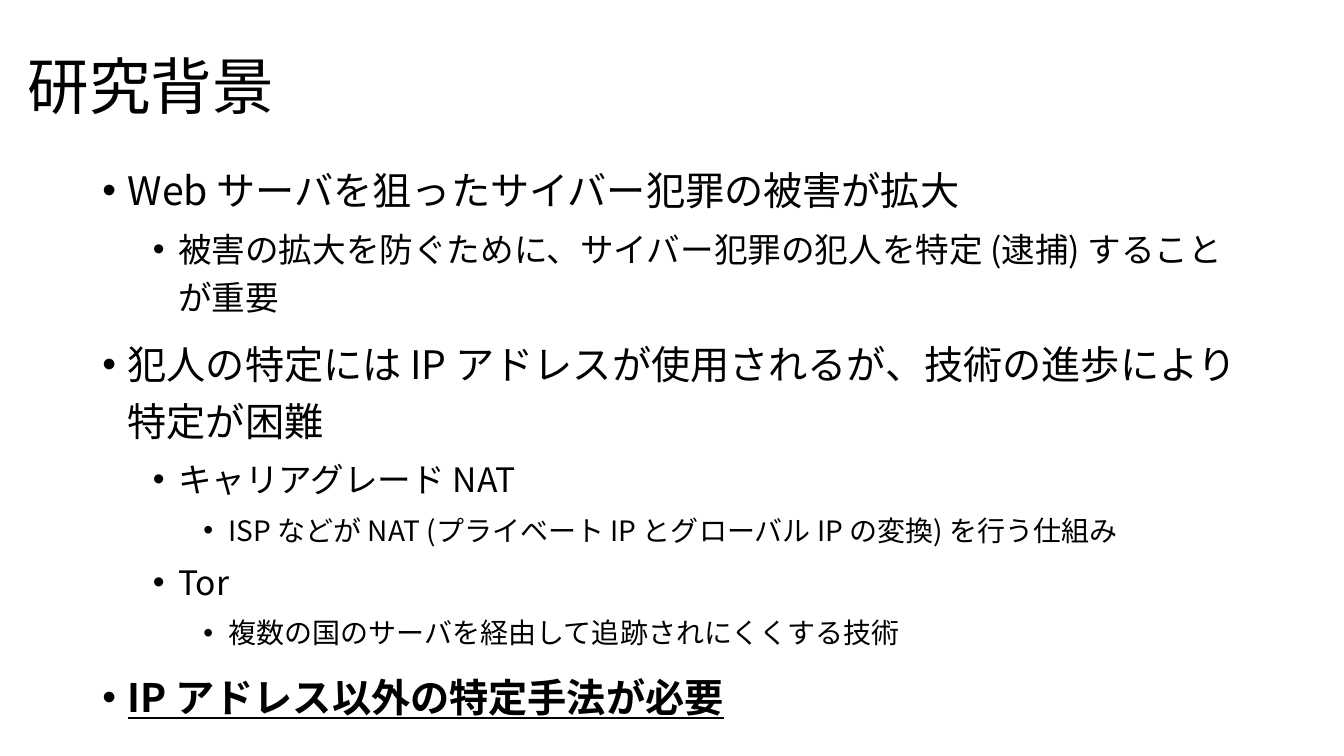
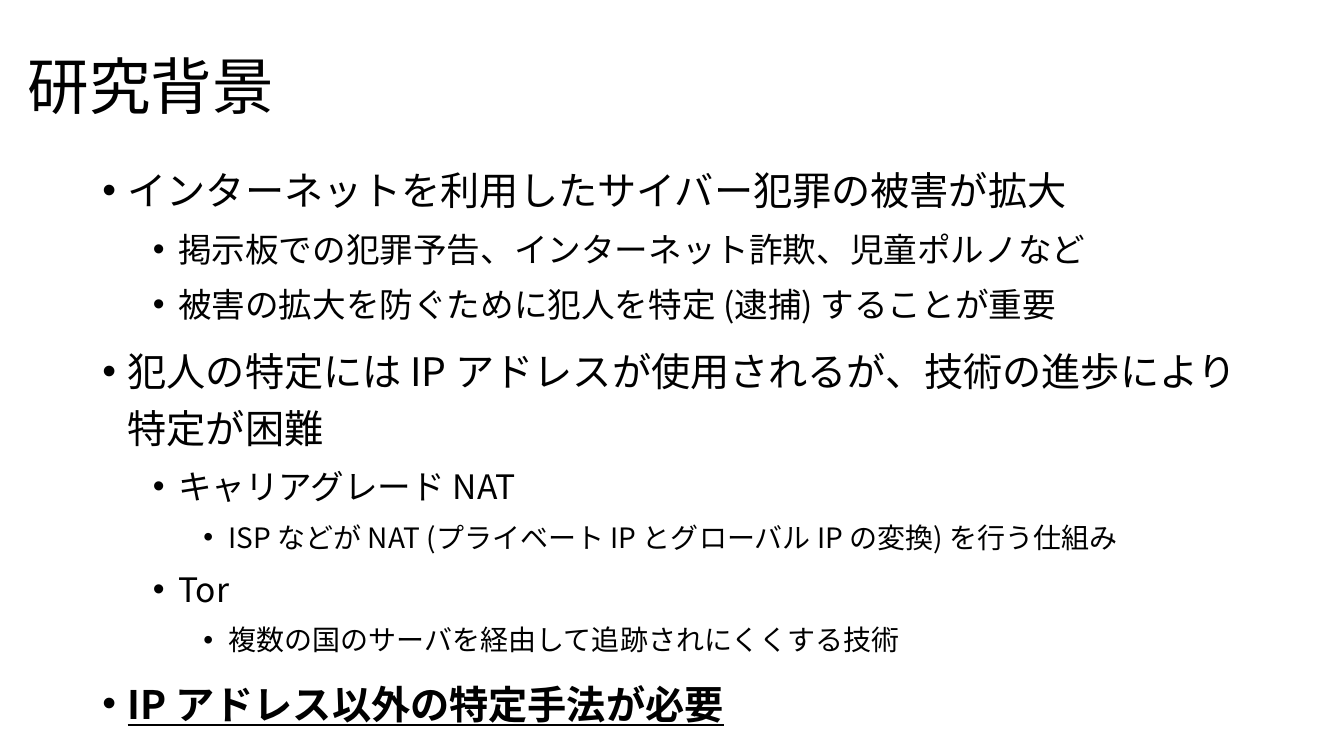
Before and after one commit to noraworld/graduation-thesis, a slide deck: slide 3 of presentation_slides.pptx. Drawn at 1344x756 pixels with LibreOffice and Linux fonts; fonts in the diff are those of the drawing. Boxes give left, top, right and bottom in pixels: in the first picture for what was removed or moved away, otherwise in the second. Text is boxed around its words. In the diff, an @@ line names an element or a change of style, - is before the commit and + after.

Commit message:
研究背景を変更
「Web サーバを狙ったサイバー犯罪」ではなく、掲示板での犯罪予告、インターネット詐欺、児童ポルノなどの、「インターネットを利用したサイバー犯罪」に変更

```diff
--- a/presentation_slides.pptx
+++ b/presentation_slides.pptx
@@ text at [128, 172, 1085, 324]: text changed @@
-• Web サーバを狙ったサイバー犯罪の被害が拡大
-  • 被害の拡大を防ぐために、サイバー犯罪の犯人を特定 (逮捕) することが重要
+• インターネットを利用したサイバー犯罪の被害が拡大
+  • 掲示板での犯罪予告、インターネット詐欺、児童ポルノなど
+  • 被害の拡大を防ぐために犯人を特定 (逮捕) することが重要
```
